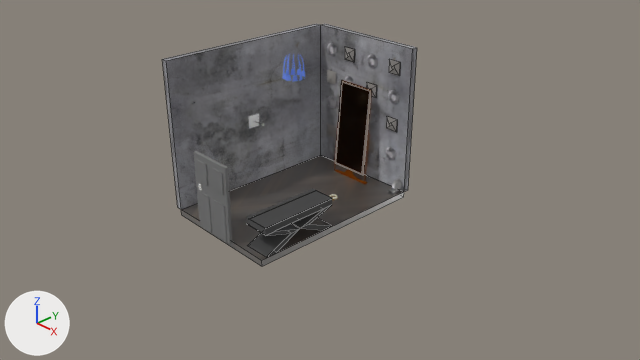
The Blender file Models/AllTogether/AllInOne06.blend, before and after one commit.
One viewpoint serves both versions: the file's camera 'Camera'. Every picture has the same lights, and +X, +Y and +Z are marked at lower left. Mesh edges are drawn as thin lines on the coarser meshes.

Names of what the first picture shows: 'Back', 'Cover', 'DoorBody', 'Drawer', 'Floor', 'Legs', 'MirrorPlateForShatter', 'Side01'.
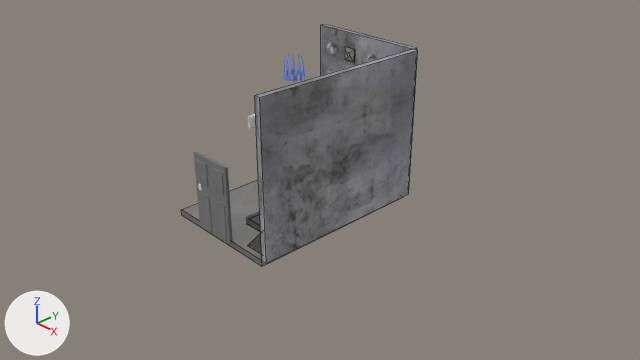
Edits to the bpy script that builds the scene:
```text
Change ob_side01:
    add ob_side01.hide_set(True)  # its collection is switched off
Change ob_side02:
    remove ob_side02.hide_set(True)  # its collection is switched off
```

Location of each change, [x1, y1, x2, y2] in pixels of the pictures (640 x 360 px):
'Side02', shown: after [255, 49, 418, 263]
'Side01', hidden: before [162, 24, 321, 209]
'Back', unchanged, covered by the edit: before [321, 24, 417, 192]; after [321, 24, 417, 76]
'Floor', unchanged, covered by the edit: before [181, 155, 404, 266]; after [181, 180, 404, 266]
'MirrorPlateForShatter', unchanged, covered by the edit: before [336, 82, 370, 174]
'Legs', unchanged, covered by the edit: before [248, 205, 332, 257]; after [248, 226, 262, 254]
